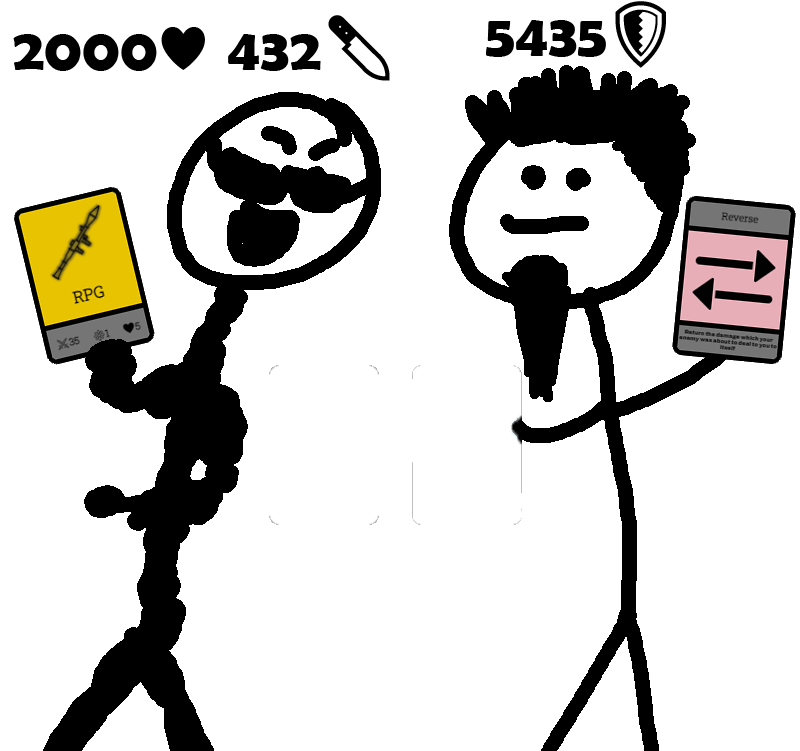
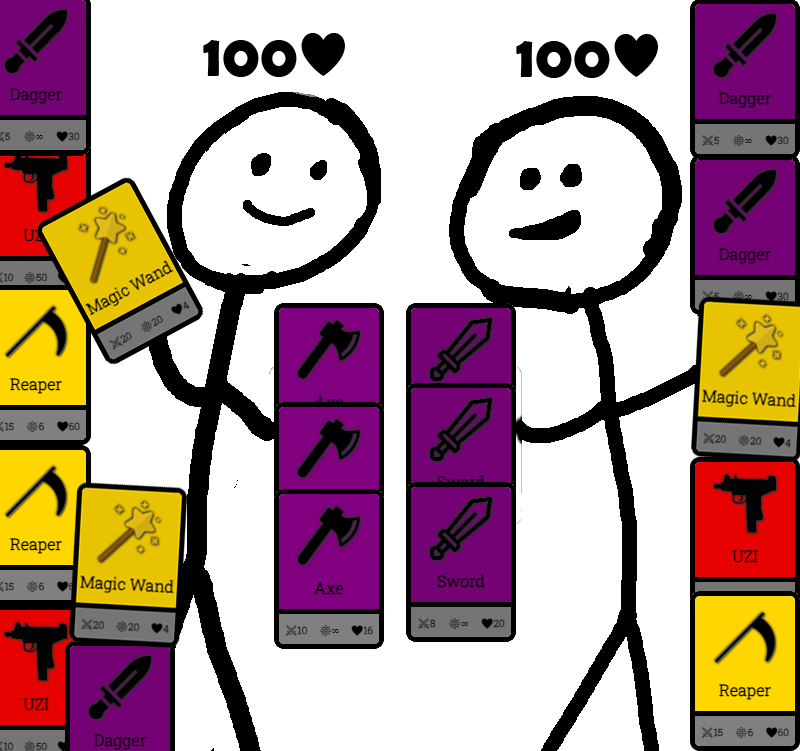
Two versions of the same layered image (800x751). Layer-by-layer changes:
added layer "Layer 6 copy 2" above "Layer 6 copy" over (690, 296, 800, 463)
added layer "Layer 6 copy" above "Layer 6" over (68, 482, 188, 649)
added layer "Layer 6" above "Layer 10 copy 2" over (36, 177, 203, 365)
added layer "Layer 10 copy 2" above "Layer 10 copy" over (406, 482, 516, 642)
added layer "Layer 10 copy" above "Layer 10" over (406, 383, 516, 543)
added layer "Layer 10" above "Layer 9 copy 2" over (406, 303, 516, 463)
added layer "Layer 9 copy 2" above "Layer 9 copy" over (274, 489, 384, 649)
added layer "Layer 9 copy" above "Layer 9" over (274, 402, 384, 562)
added layer "Layer 9" above "Layer 5 copy 4" over (274, 303, 384, 463)
added layer "Layer 5 copy 4" above "Layer 5 copy 3" over (690, 0, 800, 160)
added layer "Layer 5 copy 3" above "Layer 5 copy 2" over (690, 156, 800, 316)
added layer "Layer 5 copy 2" above "Layer 5 copy" over (0, 0, 91, 156)
added layer "Layer 5 copy" above "Layer 5" over (0, 0, 91, 156)
added layer "Layer 5" above "100♥" over (65, 642, 175, 751)
renamed "5435🛡" to "100♥", painted on it over (486, 1, 666, 78)
renamed "2000♥ 432🔪" to "100♥", painted on it over (13, 15, 390, 81)
added layer "Layer 8 copy 2" above "Layer 8 copy" over (690, 591, 800, 751)
added layer "Layer 8 copy" above "Layer 8" over (0, 285, 91, 445)
added layer "Layer 8" above "Layer 7 copy 2" over (0, 445, 91, 605)
added layer "Layer 7 copy 2" above "Layer 7 copy" over (690, 457, 800, 617)
added layer "Layer 7 copy" above "Layer 7" over (0, 136, 91, 296)
added layer "Layer 7" above "Layer 4" over (0, 605, 91, 751)
painted on "Layer 4" over (14, 65, 796, 751)
